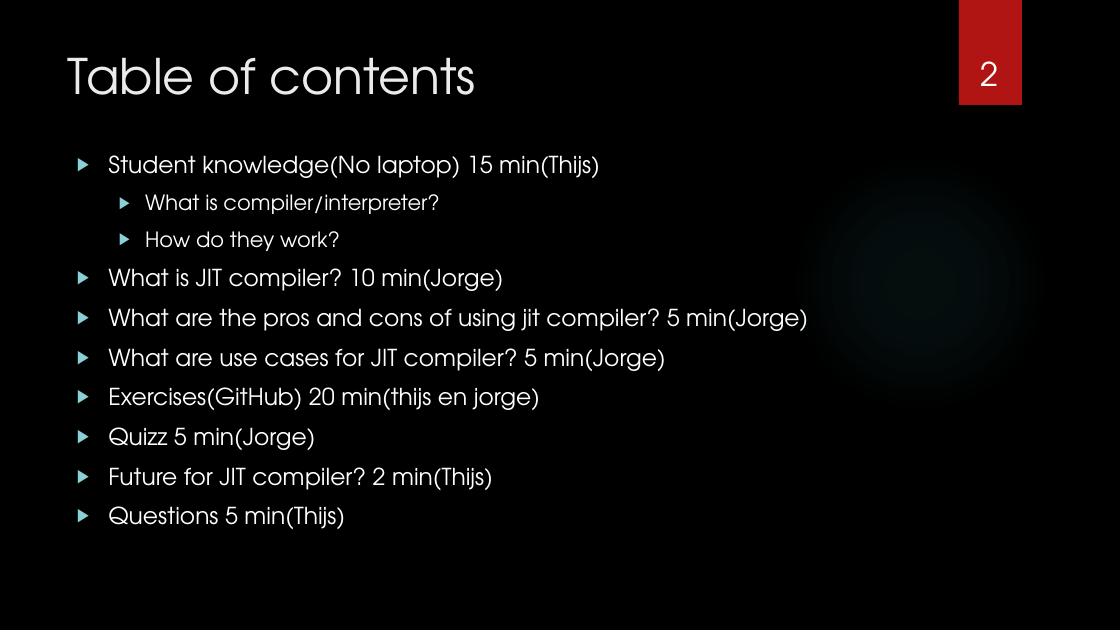
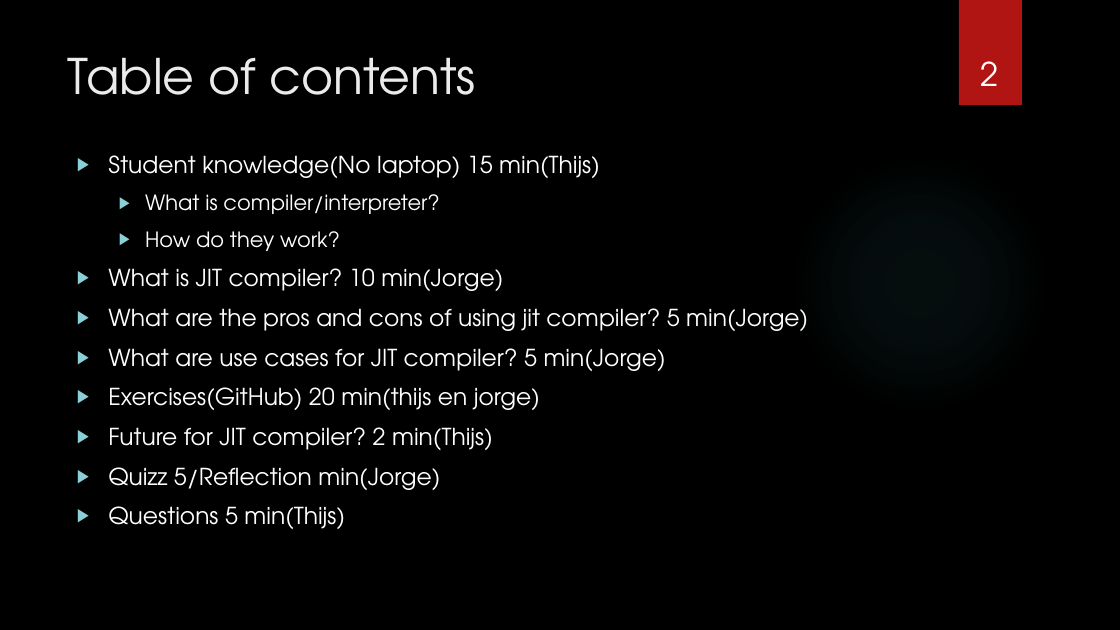
Before and after one commit to sebivenlo/esd-2024-jit-compiler, a slide deck: slide 2 of documents/presentation/presentation jit compiler.pptx. Drawn at 1120x630 pixels with LibreOffice and Linux fonts; fonts in the diff are those of the drawing; background and template pictures are left out. Boxes give left, top, right and bottom in pixels: in the first picture for what was removed or moved away, otherwise in the second. Text is boxed around its words. In the diff, an @@ line names an element or a change of style, - is before the commit and + after.

```diff
--- a/documents/presentation/presentation jit compiler.pptx
+++ b/documents/presentation/presentation jit compiler.pptx
@@ text at (108, 427, 315, 450): paragraph removed @@
-▶ Quizz 5 min(Jorge)
@@ text at (108, 467, 440, 490): paragraph added @@
+▶ Quizz 5/Reflection min(Jorge)
```
Also in this commit, not shown: 4 other files.
